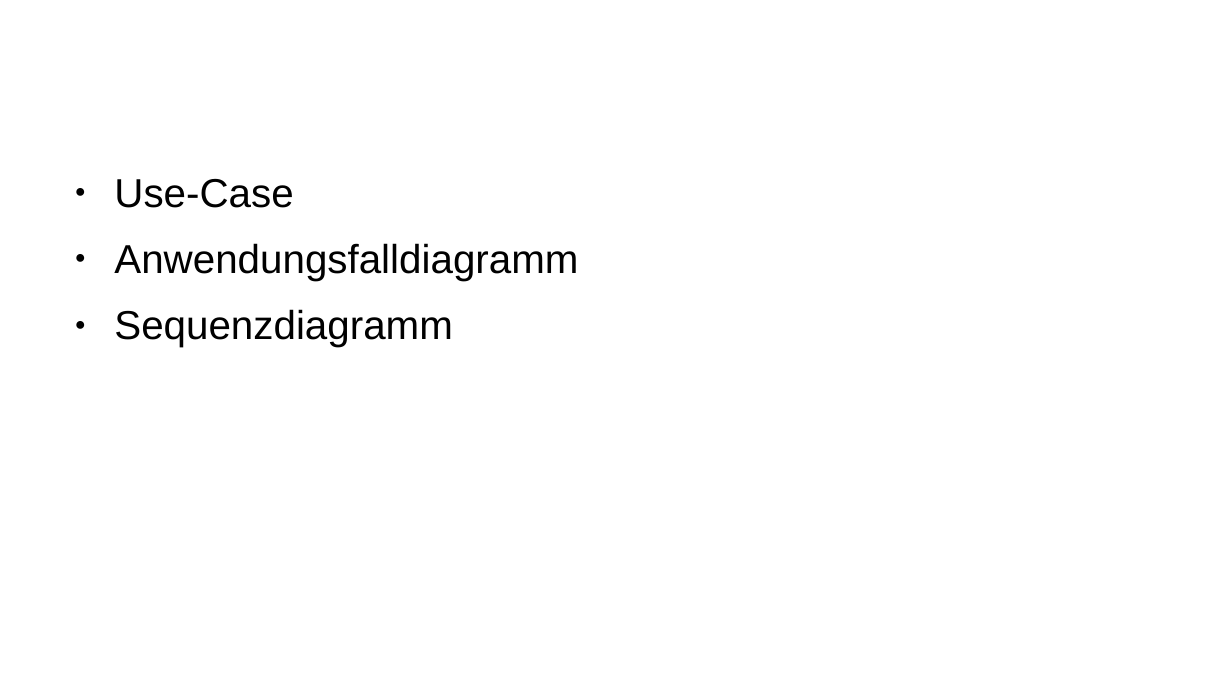
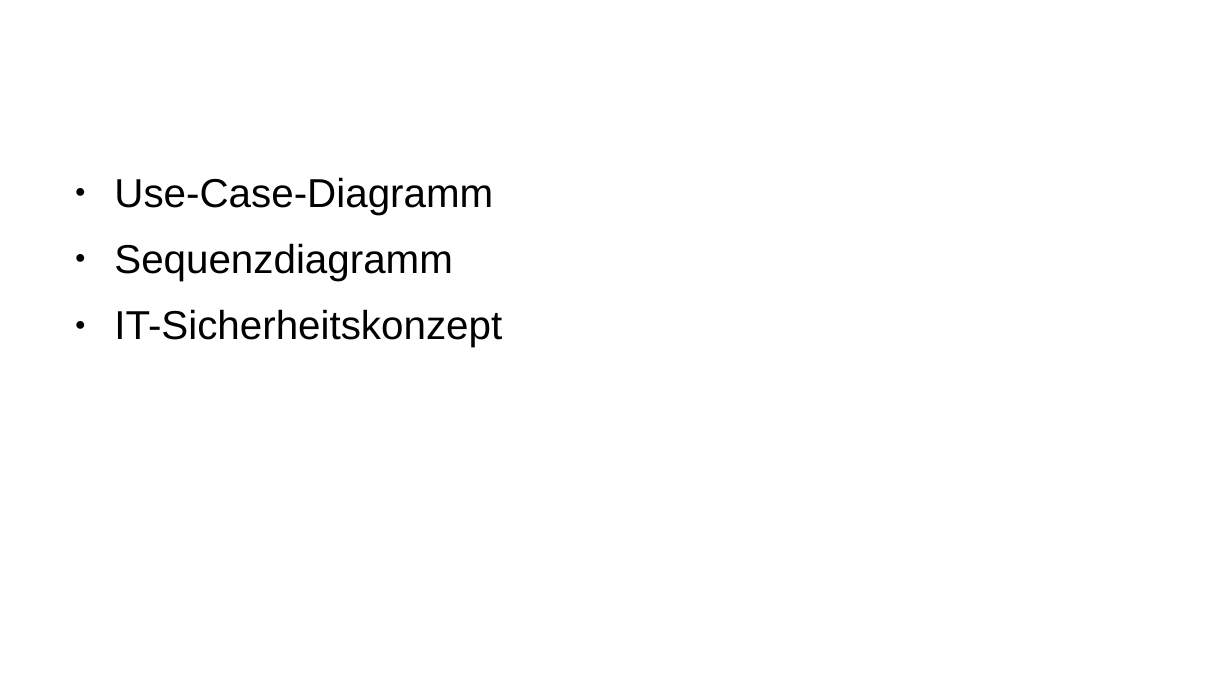
Before and after one commit to peterLERNSAX/softwaredd, a slide deck: slide 3 of softwaredd.odp. Drawn at 1232x693 pixels with LibreOffice and Linux fonts; fonts in the diff are those of the drawing; background and template pictures are left out. Boxes give left, top, right and bottom in pixels: in the first picture for what was removed or moved away, otherwise in the second. Text is boxed around its words. In the diff, an @@ line names an element or a change of style, - is before the commit and + after.

Commit message:
adding diagramms

```diff
--- a/softwaredd.odp
+++ b/softwaredd.odp
@@ text at (114, 177, 493, 215): text changed @@
-● Use-Case
-● Anwendungsfalldiagramm
+● Use-Case-Diagramm
@@ text at (114, 309, 502, 347): paragraph added @@
+● IT-Sicherheitskonzept
```
Also in this commit, not shown: 2 other slides changed, 3 slides added, 1 other file.
